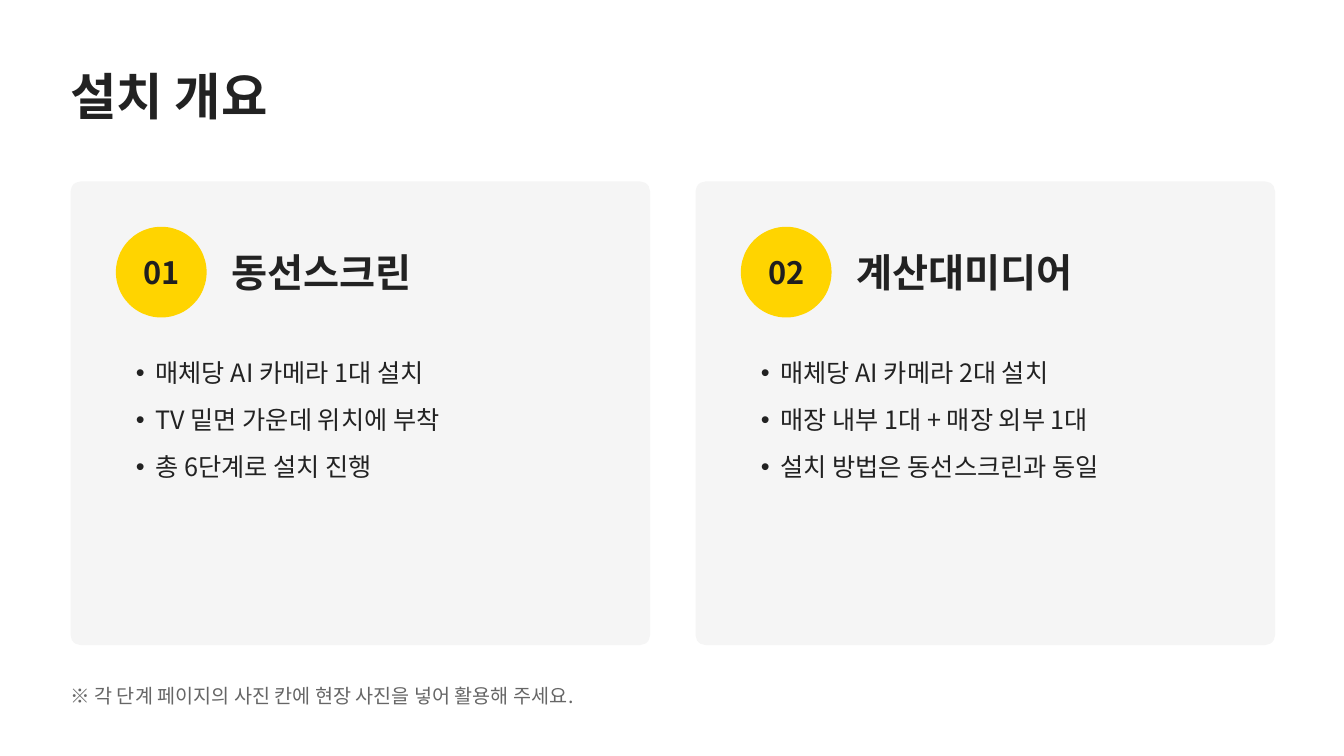
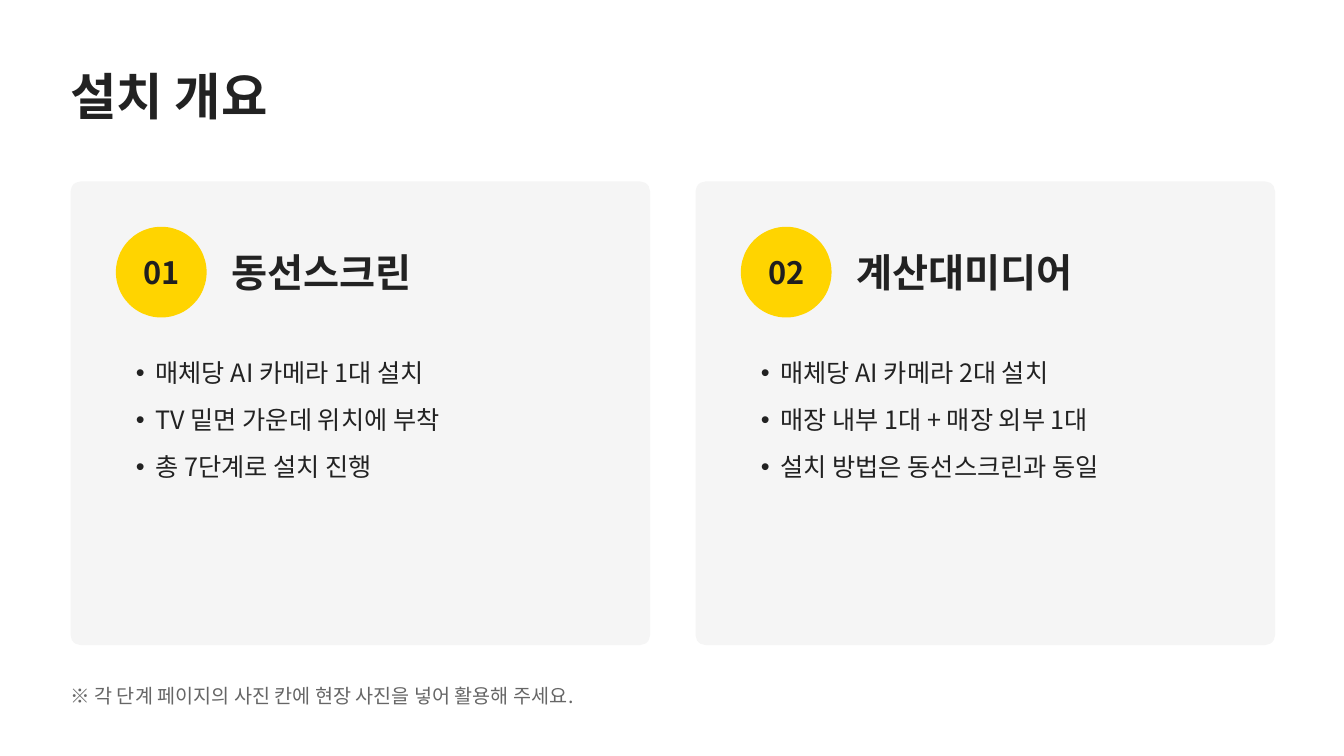
Before and after one commit to alsdn2947/ars, a slide deck: slide 2 of 이마트_AI카메라_설치매뉴얼.pptx. Drawn at 1344x756 pixels with LibreOffice and Linux fonts; fonts in the diff are those of the drawing. Boxes give left, top, right and bottom in pixels: in the first picture for what was removed or moved away, otherwise in the second. Text is boxed around its words. In the diff, an @@ line names an element or a change of style, - is before the commit and + after.

```diff
--- a/이마트_AI카메라_설치매뉴얼.pptx
+++ b/이마트_AI카메라_설치매뉴얼.pptx
@@ text at (155, 455, 371, 478): text changed @@
-• 총 6단계로 설치 진행
+• 총 7단계로 설치 진행
```
Also in this commit, not shown: 14 other slides changed, 2 slides added.
